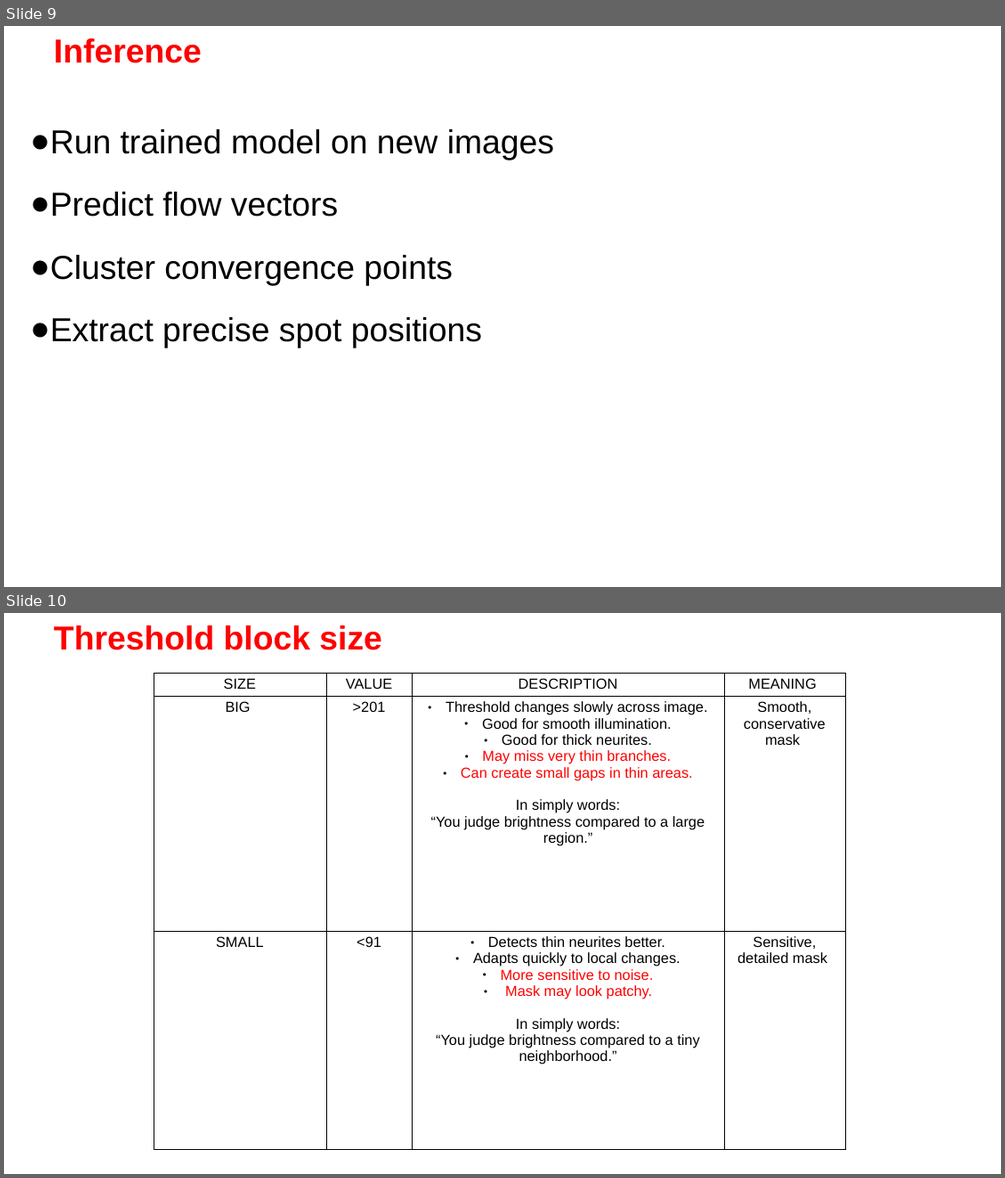
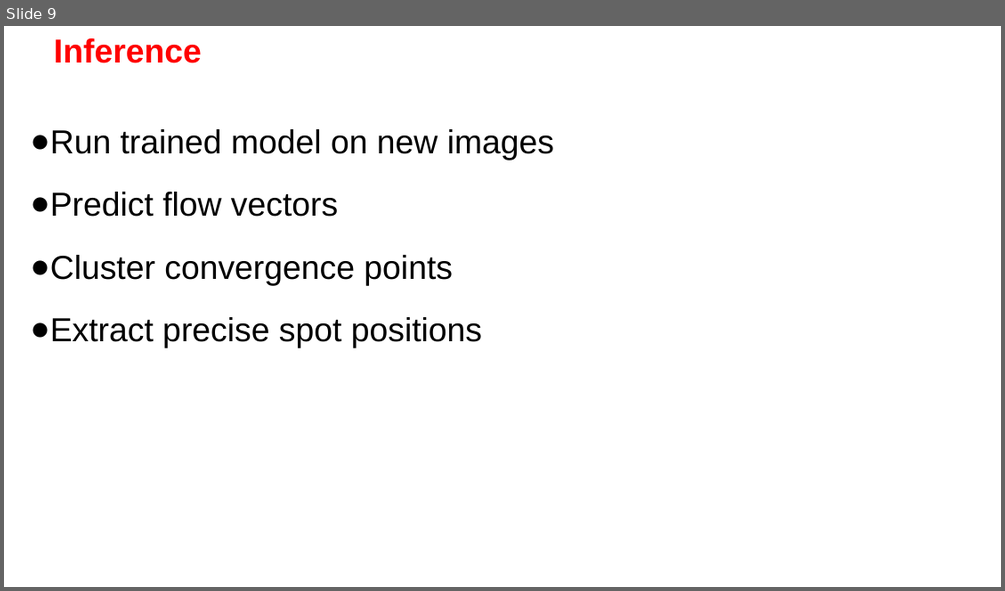
Before and after one commit to Nahuel88Ar/Lysosomes, a slide deck: SPOTIFLOW.pptx. Shown one above the other, each under a label of ours: slides 9 and 10 before the commit, slide 9 after it. The pictures are 1005x1178 and 1005x591 pixels, drawn with LibreOffice and Linux fonts; fonts in the diff are those of the drawing; background and template pictures are left out. Boxes give left, top, right and bottom in pixels: in the first picture for what was removed or moved away, otherwise in the second. Text is boxed around its words. In the diff, an @@ line names an element or a change of style, - is before the commit and + after.

```diff
--- a/SPOTIFLOW.pptx
+++ b/SPOTIFLOW.pptx
@@ slide 10 removed at <box>4,613,1001,1174</box>, background picture (left out) @@
@@ text removed at <box>54,625,382,650</box> @@
-Threshold block size
@@ table removed at <box>154,673,846,1149</box>, 3 rows, 4 columns @@
-SIZE | VALUE | DESCRIPTION | MEANING
-BIG | >201 | Threshold changes slowly across image. / Good for smooth illumination. / Good for thick neurites. / May miss very thin branches. / Can create small gaps in thin areas. / In simply words: / “You judge brightness compared to a large region.” | Smooth, conservative mask
-SMALL | <91 | Detects thin neurites better. / Adapts quickly to local changes. / More sensitive to noise. / Mask may look patchy. / In simply words: / “You judge brightness compared to a tiny neighborhood.” | Sensitive, detailed mask
```
Also in this commit, not shown: 1 slide changed, 10 slides added, 6 other slides removed.
